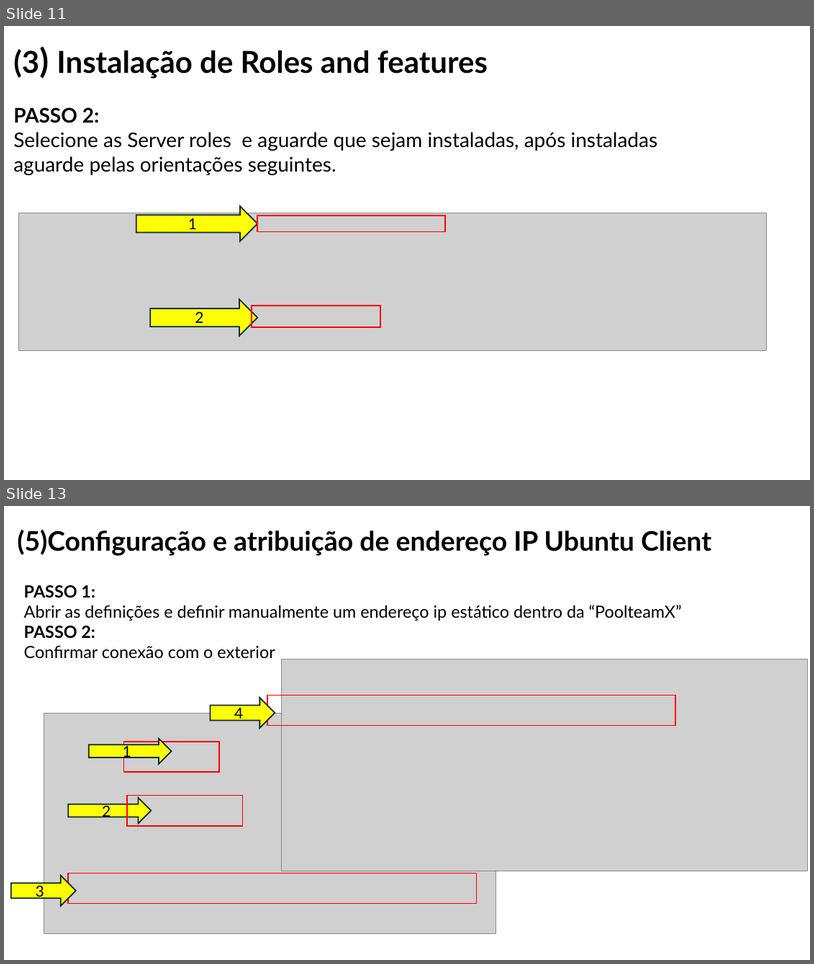
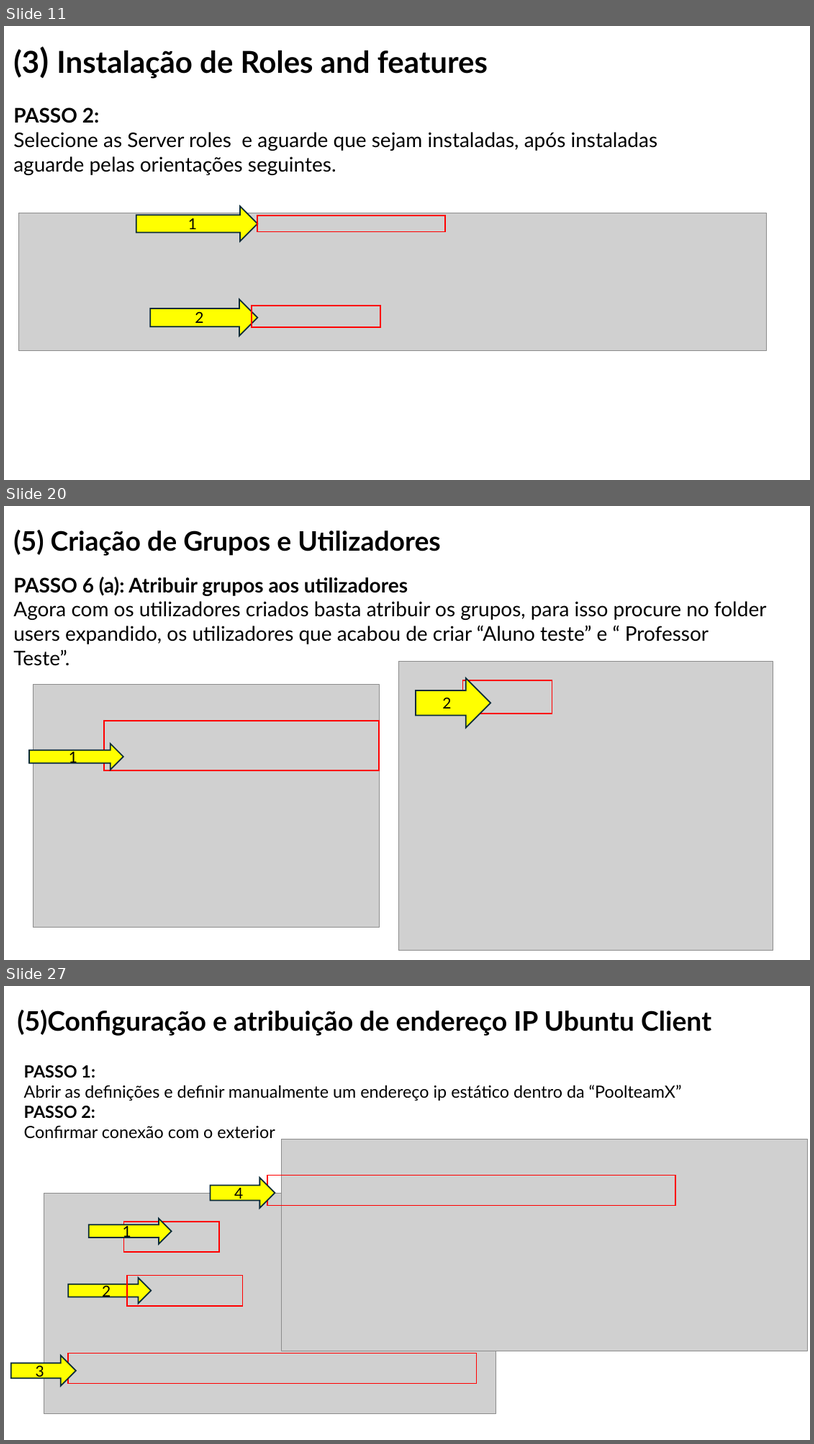
Before and after one commit to orlandonss/TrabalhoSR2, a slide deck: Relatorio_Tutoriais_Workshop/WORKSHOP WINDOWS AD DS & LINUX SERVICES.pptx. Shown one above the other, each under a label of ours: slides 11 and 13 before the commit, slides 11, 20 and 27 after it; the slides between them are not shown. The pictures are 814x964 and 814x1444 pixels, drawn with LibreOffice and Linux fonts; fonts in the diff are those of the drawing; grey boxes stand for pictures. Boxes give left, top, right and bottom in pixels: in the first picture for what was removed or moved away, otherwise in the second. Text is boxed around its words. In the diff, an @@ line names an element or a change of style, - is before the commit and + after.

```diff
--- a/Relatorio_Tutoriais_Workshop/WORKSHOP WINDOWS AD DS & LINUX SERVICES.pptx
+++ b/Relatorio_Tutoriais_Workshop/WORKSHOP WINDOWS AD DS & LINUX SERVICES.pptx
@@ slide 20 added at <box>4,506,810,960</box>, background #FFFFFF @@
@@ title added at <box>13,530,441,556</box>, 32 pt, text #000000, bold @@
+(5) Criação de Grupos e Utilizadores
@@ text added at <box>13,577,767,644</box>, 24 pt, text #000000 @@
+PASSO 6 (a): Atribuir grupos aos utilizadores
+Agora com os utilizadores criados basta atribuir os grupos, para isso procure no folder users expandido, os utilizadores que acabou de criar “Aluno teste” e “ Professor Teste”.
@@ picture added at <box>399,662,774,951</box> @@
@@ right arrow added at <box>416,678,491,728</box>, fill #FFFF00, outline #092A39 1.5 pt, 18 pt, text #000000 @@
+2
@@ picture added at <box>33,685,379,927</box> @@
@@ rectangle added at <box>463,680,552,713</box>, outline #FF0000 1.5 pt @@
@@ rectangle added at <box>104,721,380,770</box>, outline #FF0000 1.5 pt @@
@@ right arrow added at <box>29,743,124,769</box>, fill #FFFF00, outline #092A39 1.5 pt, 18 pt, text #000000 @@
+1
@@ what was slide 13 is now slide 27 @@
```
Also in this commit, not shown: 14 other slides added, 1 slide removed, 2 other files.
